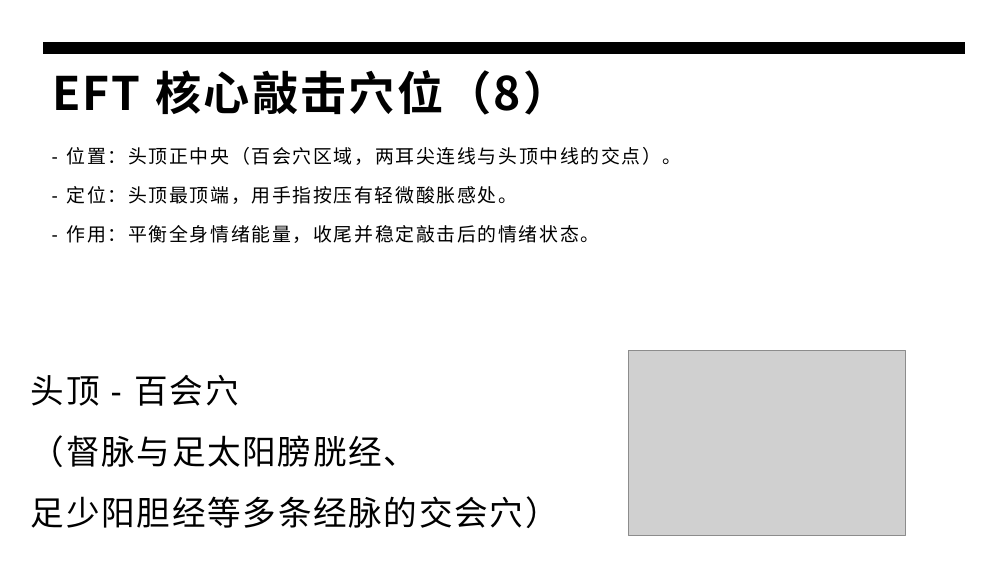
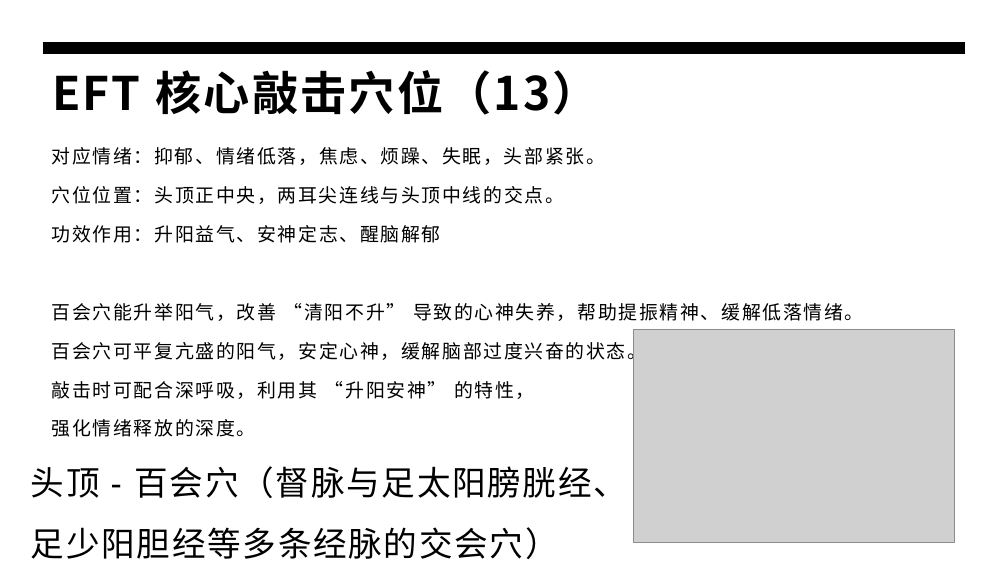
Before and after one commit to panxibei/writing, a slide deck: slide 27 of 44_心理学/28_浥尘伙伴社团原创：音乐治疗/PPT/浥尘伙伴社团原创：情绪释放疗法（EFT）心理训练.pptx. Drawn at 1008x567 pixels with LibreOffice and Linux fonts; fonts in the diff are those of the drawing; grey boxes stand for pictures. Boxes give left, top, right and bottom in pixels: in the first picture for what was removed or moved away, otherwise in the second. Text is boxed around its words. In the diff, an @@ line names an element or a change of style, - is before the commit and + after.

```diff
--- a/44_心理学/28_浥尘伙伴社团原创：音乐治疗/PPT/浥尘伙伴社团原创：情绪释放疗法（EFT）心理训练.pptx
+++ b/44_心理学/28_浥尘伙伴社团原创：音乐治疗/PPT/浥尘伙伴社团原创：情绪释放疗法（EFT）心理训练.pptx
@@ title at [52, 70, 599, 115]: text changed @@
-EFT 核心敲击穴位（8）
+EFT 核心敲击穴位（13）
@@ text at [52, 147, 864, 437]: text changed @@
-- 位置：头顶正中央（百会穴区域，两耳尖连线与头顶中线的交点）。
-- 定位：头顶最顶端，用手指按压有轻微酸胀感处。
-- 作用：平衡全身情绪能量，收尾并稳定敲击后的情绪状态。
+对应情绪：抑郁、情绪低落，焦虑、烦躁、失眠，头部紧张。
+穴位位置：头顶正中央，两耳尖连线与头顶中线的交点。
+功效作用：升阳益气、安神定志、醒脑解郁
+百会穴能升举阳气，改善 “清阳不升” 导致的心神失养，帮助提振精神、缓解低落情绪。
+百会穴可平复亢盛的阳气，安定心神，缓解脑部过度兴奋的状态。
+敲击时可配合深呼吸，利用其 “升阳安神” 的特性，
+强化情绪释放的深度。
@@ picture: place and size @@
-picture at [628, 351, 906, 536]
+picture at [634, 330, 954, 544]
@@ text "头顶 - 百会穴（督脉与足太阳膀胱经、": place and size @@
-text "头顶 - 百会穴（督脉与足太阳膀胱经、" at [31, 375, 559, 528]
+text "头顶 - 百会穴（督脉与足太阳膀胱经、" at [31, 466, 628, 559]
@@ text at [31, 466, 628, 498]: text changed @@
-头顶 - 百会穴
-（督脉与足太阳膀胱经、
+头顶 - 百会穴（督脉与足太阳膀胱经、
```
Also in this commit, not shown: 7 other slides changed, 2 slides added, 1 slide removed.
